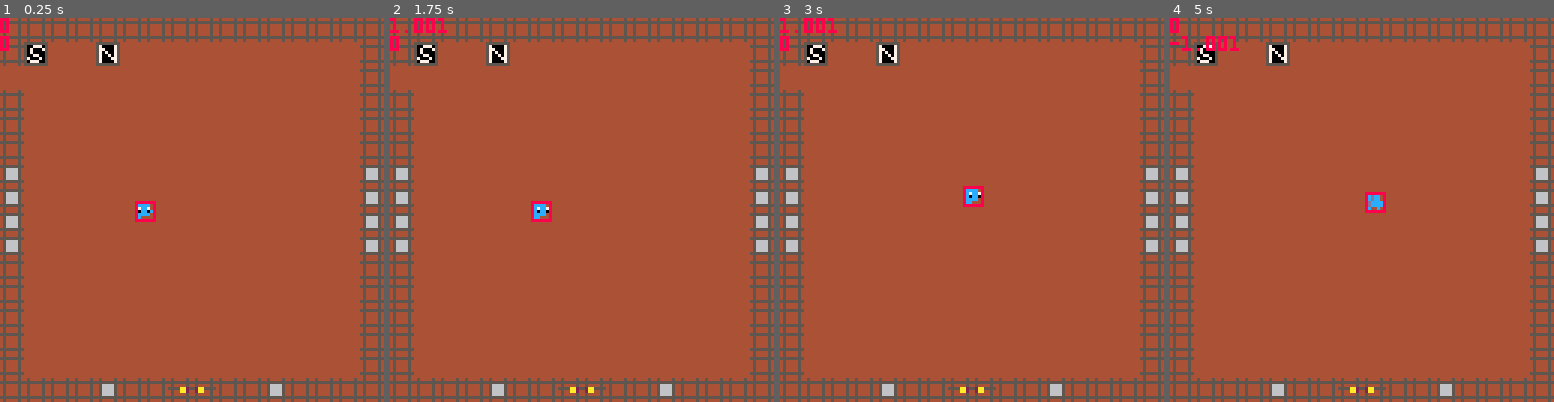
Above: before the commit, frames 1-4 (left to right).
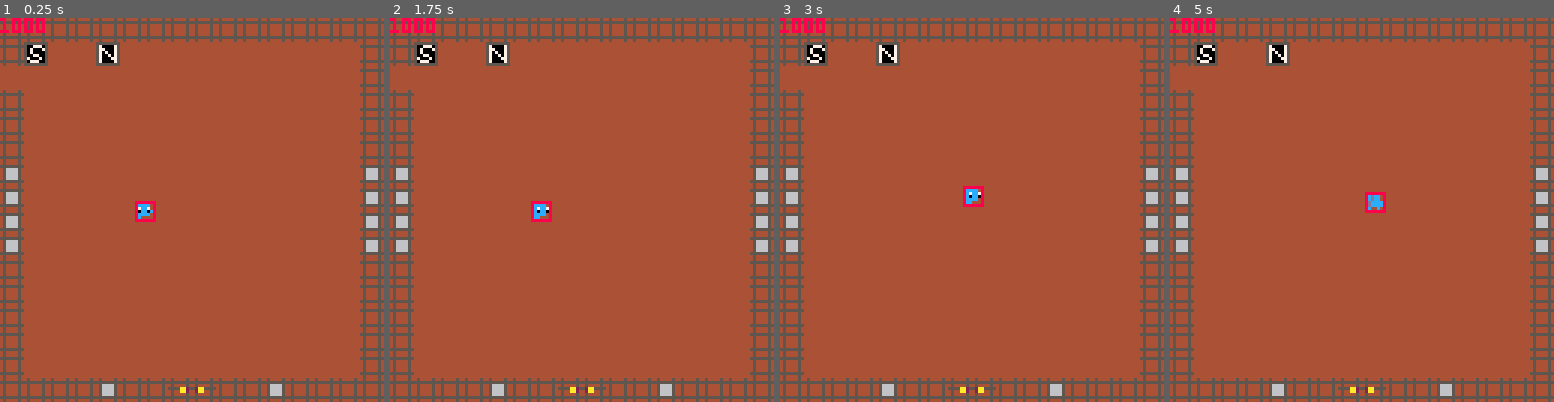
Above: after the commit, the same moments.

Repository: s-france/pico8GameS
Game: PICO-8 cartridge squid.p8
The game is run twice, just before and just after one commit, with the same random seed, the same clock (stepped at 60 frames per second) and the same inputs.
Inputs:
- Up to frame 1 (0.25 s): no input
- Up to frame 2 (1.75 s): tap X (X key) at 0.33, 1.07 s; tap O (Z key) at 0.7, 1.7 s; hold Right from 1.6 s (still down)
- Up to frame 3 (3 s): tap X (X key) at 1.85, 2.97 s; release Right at 2.1 s; tap O (Z key) at 2.1, 2.5, 2.9 s; hold Up 2.15-2.42 s; hold Right from 2.47 s (still down)
- Up to frame 4 (5 s): release Right at 3.03 s; hold Left 3.08-3.58 s; tap O (Z key) every 0.4 s from 3.3 to 4.9 s; hold Down 3.63-3.97 s; hold Right 4.02-4.68 s; tap X (X key) at 4.08 s; hold Up from 4.73 s (still down)

The runs differ from the first frame. In frame 1, 0.4% of the frame differs, in the area x 0-12%, y 0-9%; in frame 2, 0.2%; in frame 3, 0.2%; in frame 4, 0.5%, in the area x 0-18%, y 0-9%.

Commit message:
process_collisions()

Diff:
--- a/squid.p8
+++ b/squid.p8
@@ -82,6 +83,9 @@
 
 	foreach(objectpool,update_object)
 	foreach(hitboxes, update_hitbox)
+
+	process_collisions()
+
 
 	//foreach(coroutines, update_coroutine)
 
@@ -297,8 +301,9 @@
 
 	pal(make_kv(16,level_slots["pallete"]))
 
-	print(player.dx)
-	print(player.dy)
+	print(player.hp)
+	//print(player.dx)
+	//print(player.dy)
 	--[[
 	print(flr(player.x))
 	print(flr(player.y))
@@ -1329,6 +1334,7 @@
 		hb.bot = hb.y+(.5*hb.ylen)
 	end
 
+	--[[
 	--oncollision function
  for i,j in pairs(hitboxes) do
 			//check for collision
@@ -1336,7 +1342,7 @@
 
 				if hb.parent != nil then
 					if not check_parent(hb,j) then
-						//apply damage
+						//apply damage both
 						hb.parent.hp -= j.damage
 						//apply knockback
 						knockback(hb.parent,j.kbx,j.kby, j.kbduration)
@@ -1350,12 +1356,44 @@
 			end
 	end
 
+
 	if hb.onmapcollision != nil then
 		--onmapcollision function
 		hb.onmapcollision(hb)
 	end
 
-end
+	--]]
+
+end
+
+
+//update function processes all collisions
+function process_collisions()
+	--oncollision function
+ for i,hb1 in pairs(hitboxes) do
+ 	for j, hb2 in pairs(hitboxes) do
+
+ 		//check for collision
+			if hb1 != hb2 and (hbcollision(hb1,hb2)) then
+
+ 			if hb1.parent != nil then
+					if not check_parent(hb1,hb2) then
+						//apply damage
+						hb1.parent.hp -= hb2.damage
+						//apply knockback
+						knockback(hb1.parent,hb2.kbx,hb2.kby, hb2.kbduration)
+					end
+				end
+
+				if hb1.oncollision != nil then
+					//run oncollision function
+					hb1.oncollision(hb1, hb2)
+				end
+ 		end
+ 	end
+ end
+end
+
 
 --visualize hitbox for debugging
 function draw_hitbox(hb)
@@ -1485,7 +1523,7 @@
 	end
 end
 
-
+//checks if objects are in the same parent heirarchy
 function check_parent(obj1, obj2)
 	while obj1.parent != nil do
 		local tobj2 = obj2
